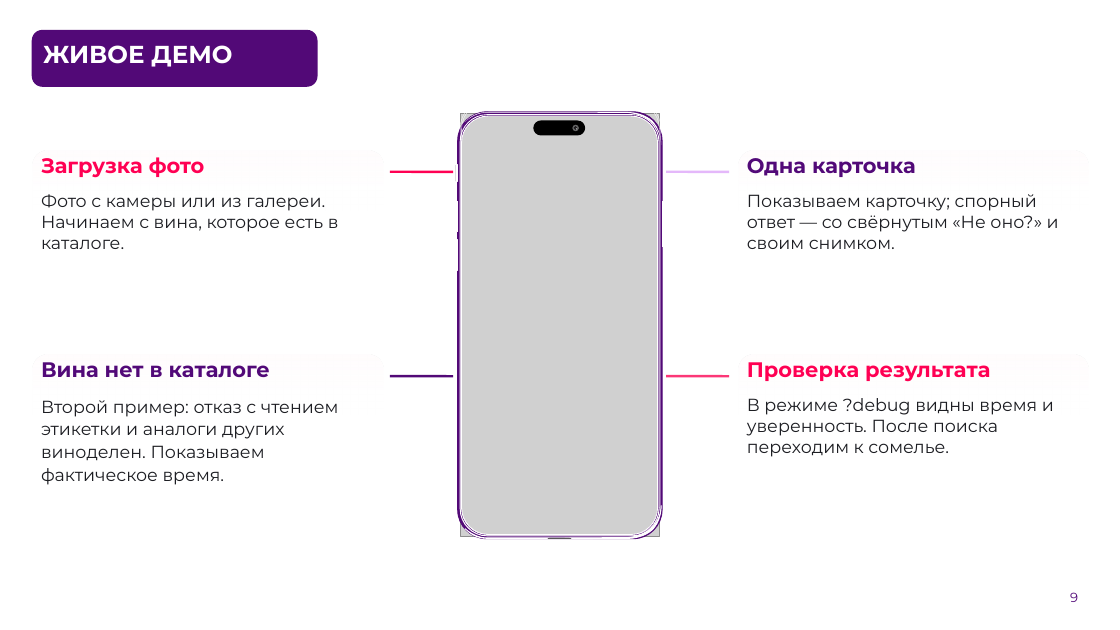
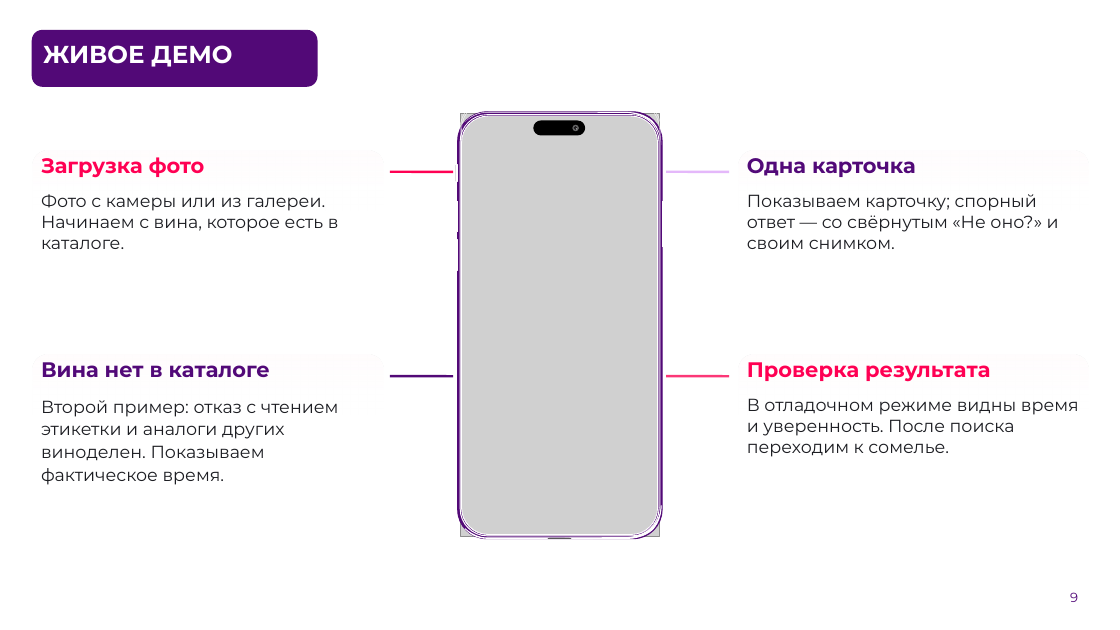
Before and after one commit to AlexGvr/rus_vines, a slide deck: slide 9 of ЛЦТ2026 Сканер российских вин.pptx. Drawn at 1120x630 pixels with LibreOffice and Linux fonts; fonts in the diff are those of the drawing; grey boxes stand for pictures; background and template pictures are left out. Boxes give left, top, right and bottom in pixels: in the first picture for what was removed or moved away, otherwise in the second. Text is boxed around its words. In the diff, an @@ line names an element or a change of style, - is before the commit and + after.

```diff
--- a/ЛЦТ2026 Сканер российских вин.pptx
+++ b/ЛЦТ2026 Сканер российских вин.pptx
@@ text at box(747, 398, 1079, 457): text changed @@
-В режиме ?debug видны время и уверенность. После поиска переходим к сомелье.
+В отладочном режиме видны время и уверенность. После поиска переходим к сомелье.
```
Also in this commit, not shown: 14 other slides changed, 2 other files.
